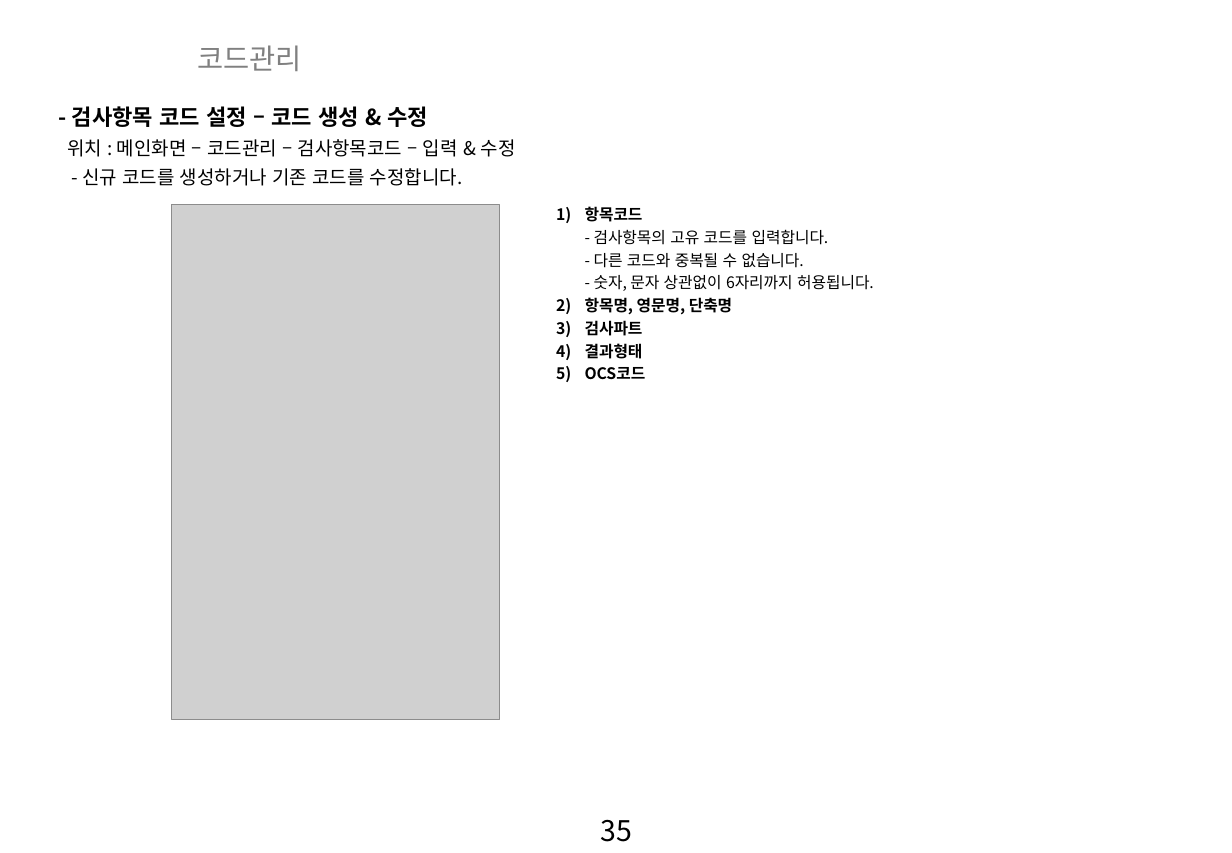
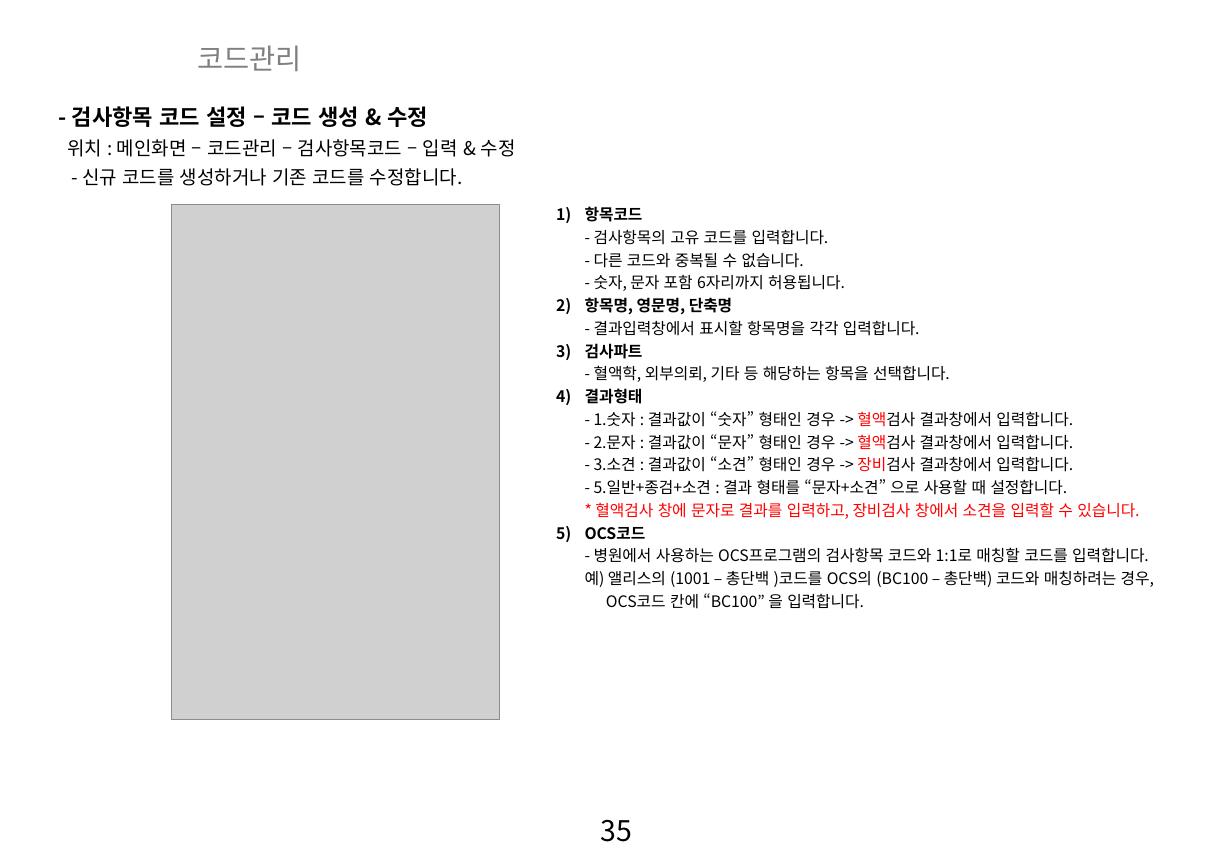
Before and after one commit to zooxop/ailiss_manual, a slide deck: slide 36 of manual/앨리스_매뉴얼_작업중.pptx. Drawn at 1232x853 pixels with LibreOffice and Linux fonts; fonts in the diff are those of the drawing; grey boxes stand for pictures; background and template pictures are left out. Boxes give left, top, right and bottom in pixels: in the first picture for what was removed or moved away, otherwise in the second. Text is boxed around its words. In the diff, an @@ line names an element or a change of style, - is before the commit and + after.

Commit message:
묶음코드 추가중

```diff
--- a/manual/앨리스_매뉴얼_작업중.pptx
+++ b/manual/앨리스_매뉴얼_작업중.pptx
@@ text at (x1=594, y1=275, x2=845, y2=291): text changed @@
-- 숫자, 문자 상관없이 6자리까지 허용됩니다.
+- 숫자, 문자 포함 6자리까지 허용됩니다.
@@ text at (x1=594, y1=320, x2=920, y2=336): paragraph added @@
+- 결과입력창에서 표시할 항목명을 각각 입력합니다.
@@ text at (x1=594, y1=365, x2=950, y2=382): paragraph added @@
+- 혈액학, 외부의뢰, 기타 등 해당하는 항목을 선택합니다.
@@ text at (x1=594, y1=411, x2=1139, y2=519): paragraphs added @@
+- 1.숫자 : 결과값이 “숫자” 형태인 경우 -> 혈액검사 결과창에서 입력합니다.
+- 2.문자 : 결과값이 “문자” 형태인 경우 -> 혈액검사 결과창에서 입력합니다.
+- 3.소견 : 결과값이 “소견” 형태인 경우 -> 장비검사 결과창에서 입력합니다.
+- 5.일반+종검+소견 : 결과 형태를 “문자+소견” 으로 사용할 때 설정합니다.
+* 혈액검사 창에 문자로 결과를 입력하고, 장비검사 창에서 소견을 입력할 수 있습니다.
@@ text at (x1=585, y1=547, x2=1154, y2=609): paragraphs added @@
+- 병원에서 사용하는 OCS프로그램의 검사항목 코드와 1:1로 매칭할 코드를 입력합니다.
+예) 앨리스의 (1001 – 총단백 )코드를 OCS의 (BC100 – 총단백) 코드와 매칭하려는 경우,
+OCS코드 칸에 “BC100” 을 입력합니다.
```
Also in this commit, not shown: 1 other slide changed, 4 slides added.
